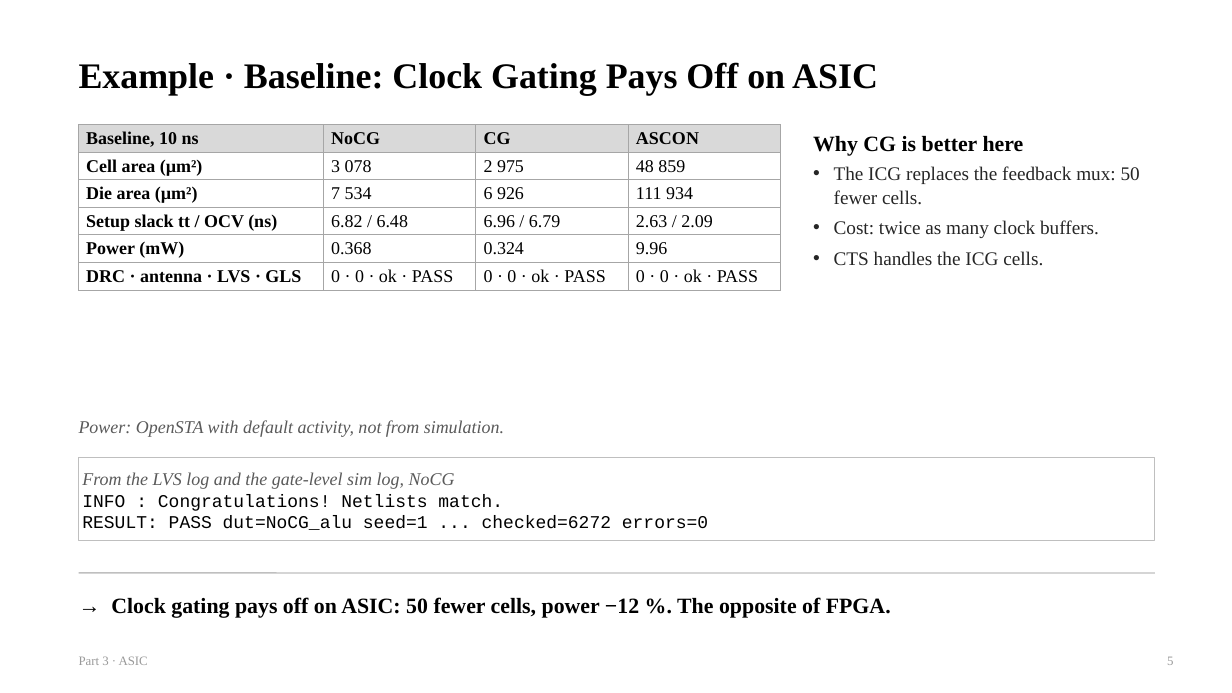
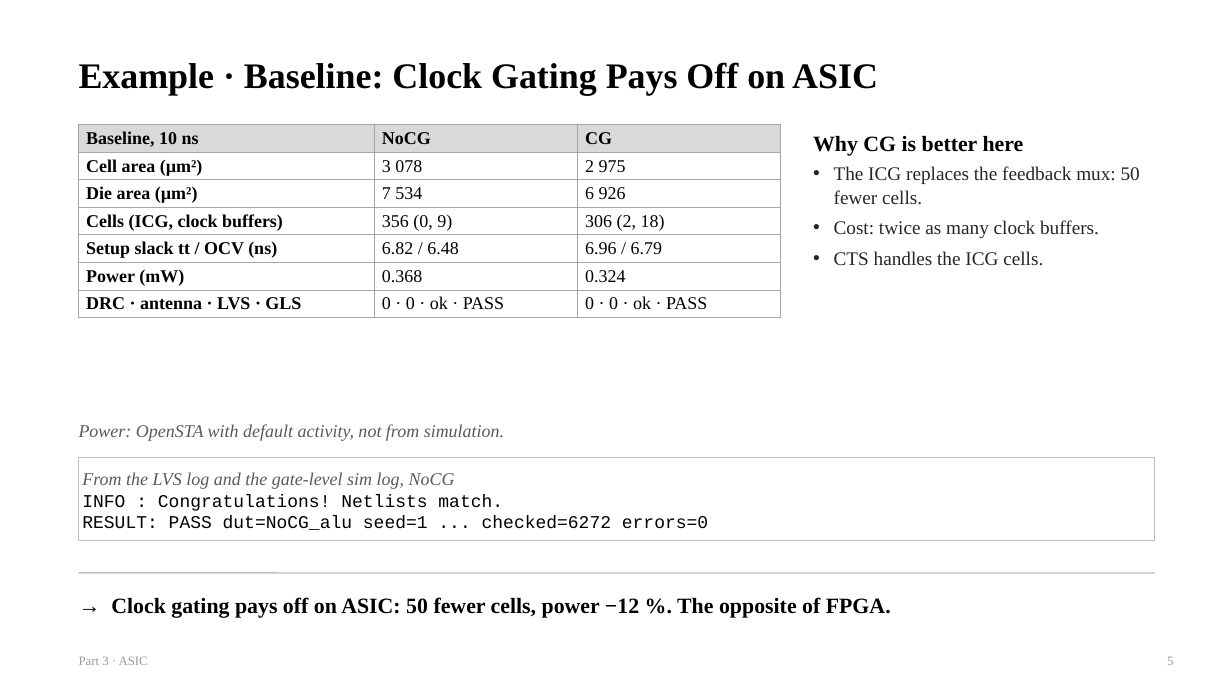
Before and after one commit to chipchip-tech/CHIA-workflow, a slide deck: slide 5 of projects/demo-alu/report/guides/3_ASIC.pptx. Drawn at 1232x693 pixels with LibreOffice and Linux fonts; fonts in the diff are those of the drawing. Boxes give left, top, right and bottom in pixels: in the first picture for what was removed or moved away, otherwise in the second. Text is boxed around its words. In the diff, an @@ line names an element or a change of style, - is before the commit and + after.

```diff
--- a/projects/demo-alu/report/guides/3_ASIC.pptx
+++ b/projects/demo-alu/report/guides/3_ASIC.pptx
@@ table at <box>79,125,781,314</box> @@
-Baseline, 10 ns | NoCG | CG | ASCON
-Cell area (µm²) | 3 078 | 2 975 | 48 859
-Die area (µm²) | 7 534 | 6 926 | 111 934
-Setup slack tt / OCV (ns) | 6.82 / 6.48 | 6.96 / 6.79 | 2.63 / 2.09
-Power (mW) | 0.368 | 0.324 | 9.96
-DRC · antenna · LVS · GLS | 0 · 0 · ok · PASS | 0 · 0 · ok · PASS | 0 · 0 · ok · PASS
+Baseline, 10 ns | NoCG | CG
+Cell area (µm²) | 3 078 | 2 975
+Die area (µm²) | 7 534 | 6 926
+Cells (ICG, clock buffers) | 356 (0, 9) | 306 (2, 18)
+Setup slack tt / OCV (ns) | 6.82 / 6.48 | 6.96 / 6.79
+Power (mW) | 0.368 | 0.324
+DRC · antenna · LVS · GLS | 0 · 0 · ok · PASS | 0 · 0 · ok · PASS
@@ text "Power: OpenSTA with default activity, ...": place and size @@
-text "Power: OpenSTA with default activity, ..." at <box>79,420,504,437</box>
+text "Power: OpenSTA with default activity, ..." at <box>79,424,504,441</box>
```
Also in this commit, not shown: 5 other slides changed, 5 other files.
